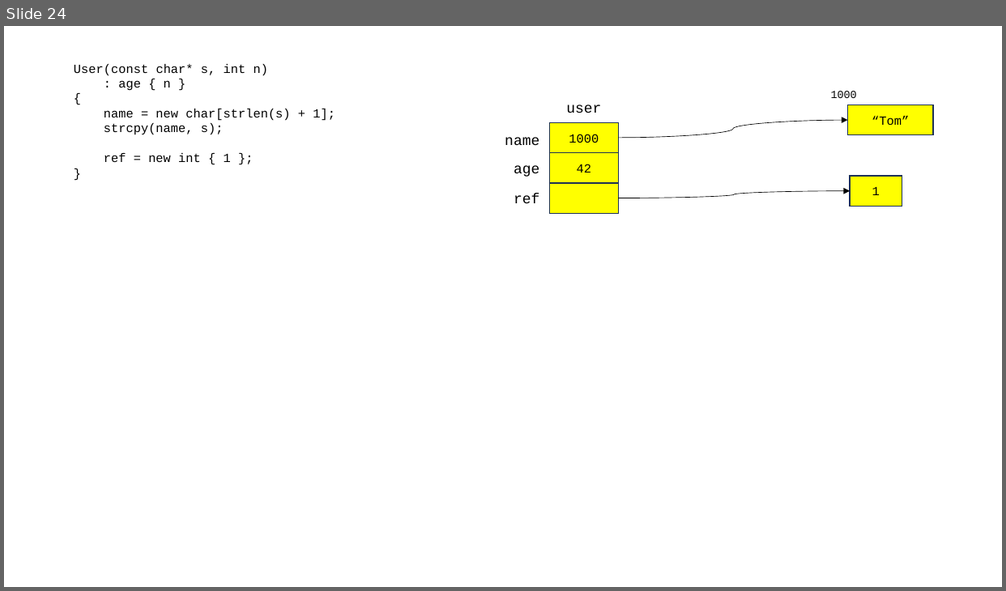
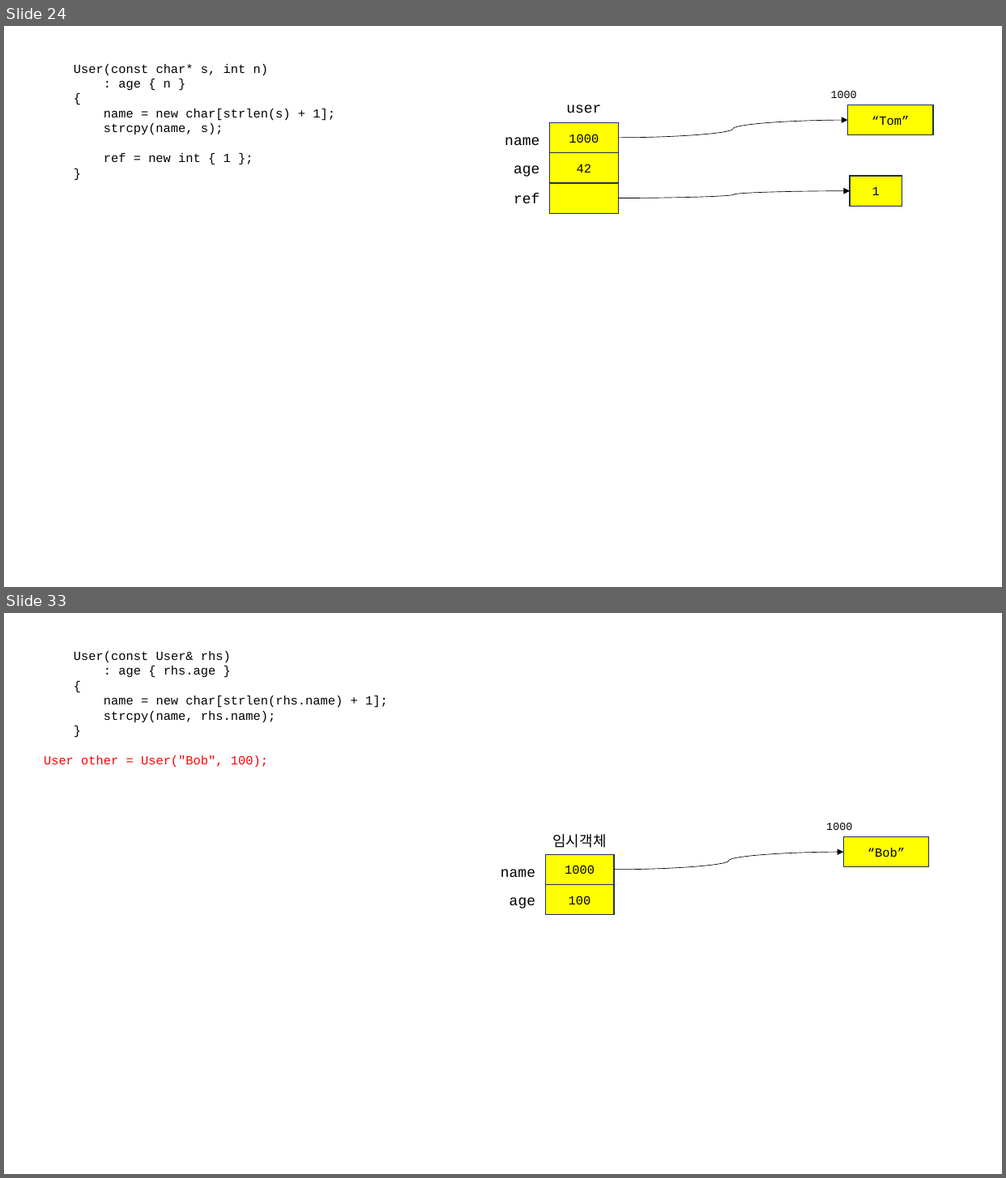
Before and after one commit to 72nkyung/hyundai_230807, a slide deck: hyundai_230807.pptx. Shown one above the other, each under a label of ours: slide 24 before the commit, slides 24 and 33 after it; the slides between them are not shown. The pictures are 1006x591 and 1006x1178 pixels, drawn with LibreOffice and Linux fonts; fonts in the diff are those of the drawing. Boxes give left, top, right and bottom in pixels: in the first picture for what was removed or moved away, otherwise in the second. Text is boxed around its words. In the diff, an @@ line names an element or a change of style, - is before the commit and + after.

```diff
--- a/hyundai_230807.pptx
+++ b/hyundai_230807.pptx
@@ slide 33 added at bbox=[4, 613, 1002, 1174], background #FFFFFF @@
@@ text added at bbox=[44, 651, 388, 768], 12 pt, text #000000 @@
+User(const User& rhs)
+: age { rhs.age }
+{
+name = new char[strlen(rhs.name) + 1];
+strcpy(name, rhs.name);
+}
+User other = User("Bob", 100);
@@ text added at bbox=[826, 823, 852, 830], 10.5 pt, text #000000 @@
+1000
@@ rectangle added at bbox=[545, 855, 614, 884], fill #FFFF00, outline #1E3256 1 pt, 12 pt, text #000000 @@
+1000
@@ text added at bbox=[552, 834, 606, 848], 14 pt, text #000000 @@
+임시객체
@@ curved arrow added from (614, 870) to (843, 852), #000000 0.5 pt @@
@@ rectangle added at bbox=[843, 837, 928, 867], fill #FFFF00, outline #1E3256 1 pt, 12 pt, text #000000 @@
+“Bob”
@@ text added at bbox=[501, 869, 535, 877], 14 pt, text #000000 @@
+name
@@ text added at bbox=[509, 897, 535, 909], 14 pt, text #000000 @@
+age
@@ rectangle added at bbox=[545, 884, 614, 914], fill #FFFF00, outline #1E3256 1 pt, 12 pt, text #000000 @@
+100
```
Also in this commit, not shown: 5 slides changed, 4 other slides added, 2 other files.
